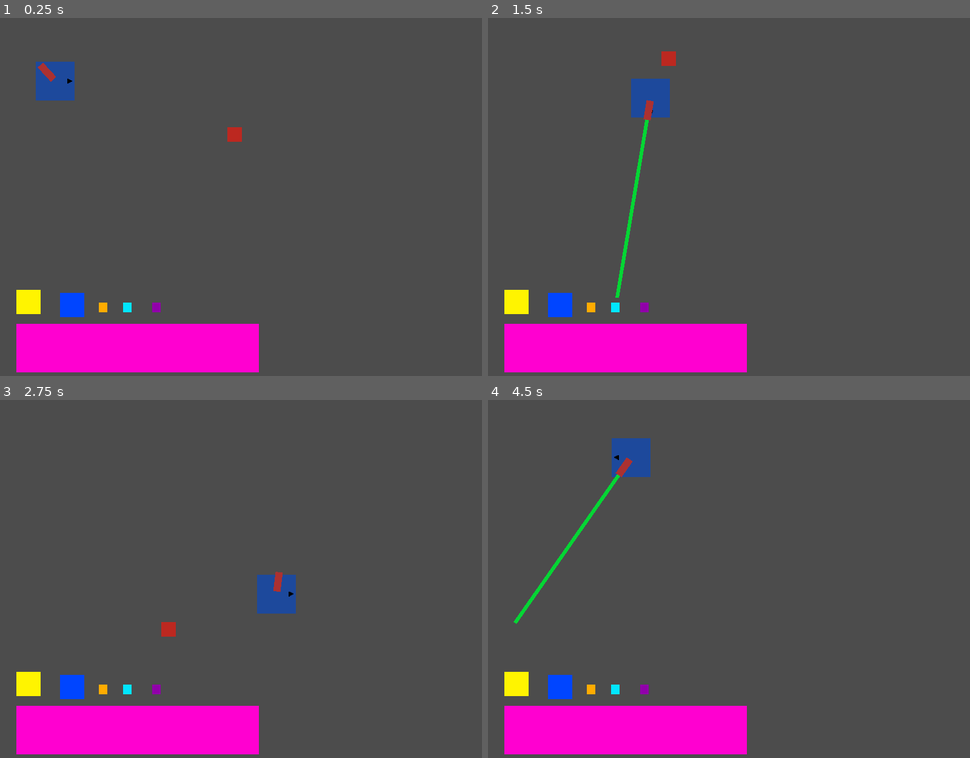
Above: before the commit, frames 1-4 (two rows, left to right).
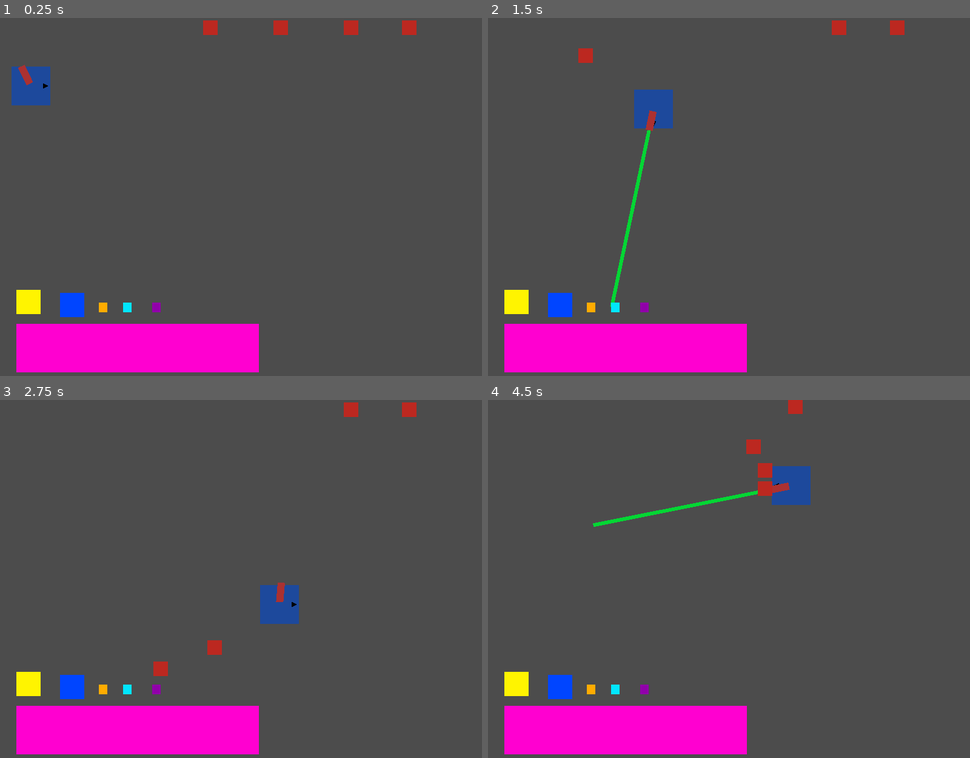
Above: after the commit, the same moments.

Repository: Hackerspace-IFUSP/Crossover_Jam_2021
Game: Godot game, scene res://Scenes/Game.tscn
The game is run twice, just before and just after one commit, with the same random seed, the same clock (stepped at 60 frames per second) and the same inputs.
Inputs (mouse positions are in pixels of both pictures, inside the frame that each line leads up to):
- Up to frame 1 (0.25 s): no input
- Up to frame 2 (1.5 s): tap Enter at 0.5 s; move the mouse to (835, 182) at 0.52 s; hold Right (ui_right) 0.53-1.28 s; tap Space (dash) at 0.6 s; move the mouse to (632, 218) at 1.27 s; hold Down (ui_down) from 1.28 s (still down); click (632, 218) at 1.35 s
- Up to frame 3 (2.75 s): move the mouse to (289, 500) at 2.02 s; release Down (ui_down) at 2.03 s; hold Right (ui_right) from 2.03 s (still down); tap Space (dash) at 2.1 s
- Up to frame 4 (4.5 s): move the mouse to (704, 654) at 2.77 s; release Right (ui_right) at 2.78 s; hold Up (ui_up) 2.78-3.53 s; click (704, 654) at 2.85 s; move the mouse to (873, 636) at 3.52 s; hold Left (ui_left) from 3.53 s (still down); tap Space (dash) at 3.6 s; move the mouse to (579, 528) at 4.27 s; click (579, 528) at 4.35 s

The runs differ from the first frame. In frame 1, 1.9% of the frame differs, in the area x 2-87%, y 0-35%; in frame 2, 1.5%; in frame 3, 1.3%; in frame 4, 3.0%, in the area x 5-67%, y 0-63%.

Commit message:
updates

Diff:
--- a/Scenes/Capivara.tscn
+++ b/Scenes/Capivara.tscn
@@ -6,9 +6,10 @@
 [sub_resource type="RectangleShape2D" id=1]
 extents = Vector2( 32, 32 )
 
-[node name="Enemy" type="KinematicBody2D"]
+[node name="Capivara" type="KinematicBody2D"]
 collision_mask = 3
 script = ExtResource( 2 )
+speed = 500.0
 velocity = Vector2( 0, 500 )
 
 [node name="Sprite" type="Sprite" parent="."]
--- a/Scenes/Ciclistas.tscn
+++ b/Scenes/Ciclista.tscn
@@ -6,10 +6,11 @@
 [sub_resource type="RectangleShape2D" id=1]
 extents = Vector2( 32, 32 )
 
-[node name="Enemy" type="KinematicBody2D"]
+[node name="Ciclista" type="KinematicBody2D"]
 collision_mask = 3
 script = ExtResource( 2 )
-velocity = Vector2( 0, 500 )
+speed = 1000.0
+velocity = Vector2( 0, 1000 )
 
 [node name="Sprite" type="Sprite" parent="."]
 position = Vector2( -9.53674e-07, 9.53674e-07 )
--- a/Scenes/Enemy.tscn
+++ /dev/null
@@ -1,19 +0,0 @@
-[gd_scene load_steps=4 format=2]
-
-[ext_resource path="res://Temporários/Inimigo.png" type="Texture" id=1]
-[ext_resource path="res://Scripts/Enemy.gd" type="Script" id=2]
-
-[sub_resource type="RectangleShape2D" id=1]
-extents = Vector2( 32, 32 )
-
-[node name="Enemy" type="KinematicBody2D"]
-collision_mask = 3
-script = ExtResource( 2 )
-
-[node name="Sprite" type="Sprite" parent="."]
-position = Vector2( -9.53674e-07, 9.53674e-07 )
-scale = Vector2( 2, 2 )
-texture = ExtResource( 1 )
-
-[node name="CollisionShape2D" type="CollisionShape2D" parent="."]
-shape = SubResource( 1 )
--- a/Scenes/Game.tscn
+++ b/Scenes/Game.tscn
@@ -56,6 +56,7 @@
 [node name="Game" type="Node2D"]
 
 [node name="Player" parent="." instance=ExtResource( 1 )]
+position = Vector2( 56, 112 )
 
 [node name="lake_body" type="StaticBody2D" parent="."]
 position = Vector2( 104, 452.723 )
@@ -163,7 +164,16 @@
 shape = SubResource( 3 )
 
 [node name="WantWant" parent="." instance=ExtResource( 2 )]
-position = Vector2( 392, 192 )
+position = Vector2( 352, 16 )
+
+[node name="WantWant2" parent="." instance=ExtResource( 2 )]
+position = Vector2( 468, 16 )
+
+[node name="WantWant3" parent="." instance=ExtResource( 2 )]
+position = Vector2( 584, 16 )
+
+[node name="WantWant4" parent="." instance=ExtResource( 2 )]
+position = Vector2( 680, 16 )
 
 [connection signal="body_shape_entered" from="upgrade_lake" to="upgrade_lake" method="_on_upgrade_lake_body_shape_entered"]
 [connection signal="body_shape_entered" from="upgrade_patch" to="upgrade_patch" method="_on_upgrade_patch_body_shape_entered"]
